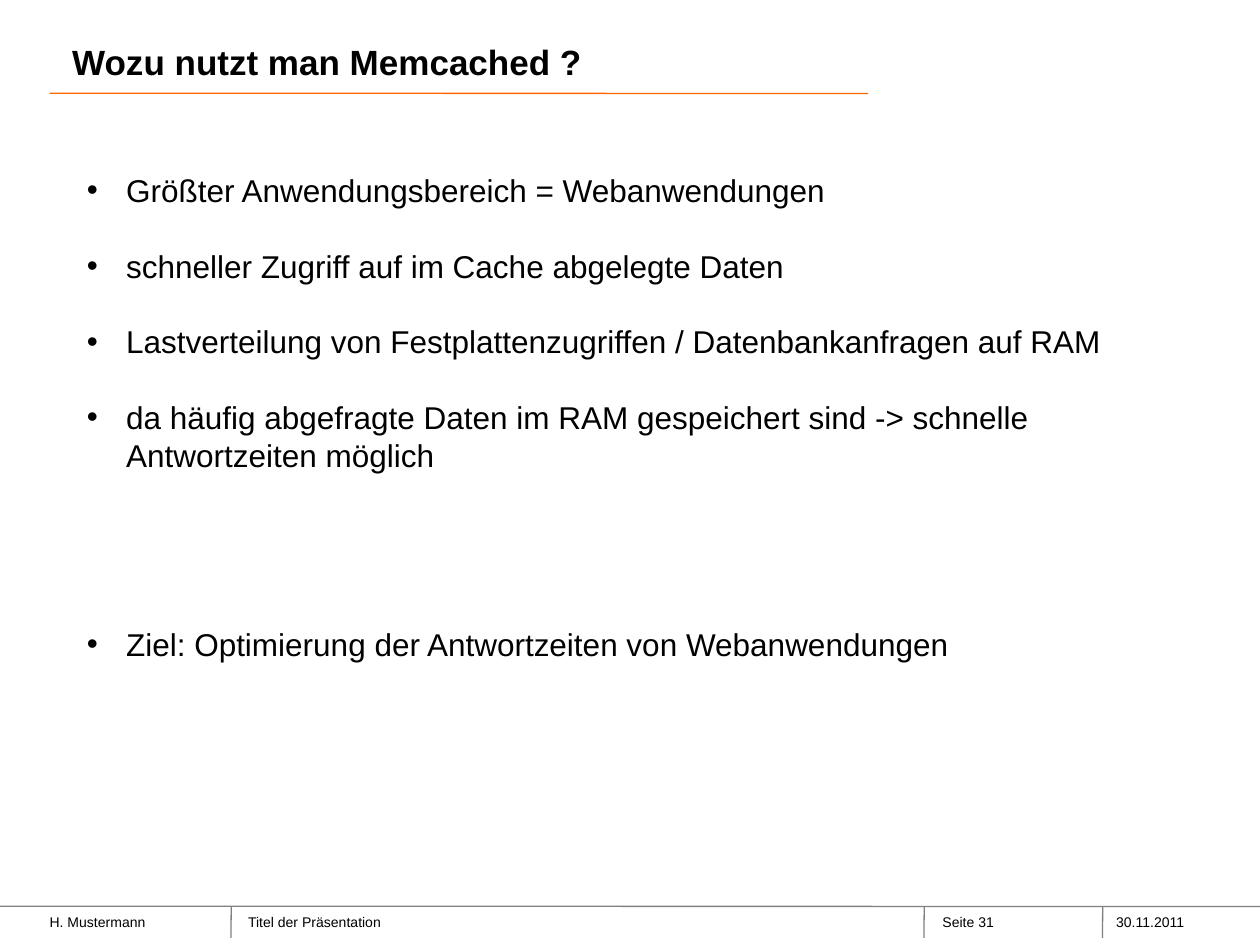
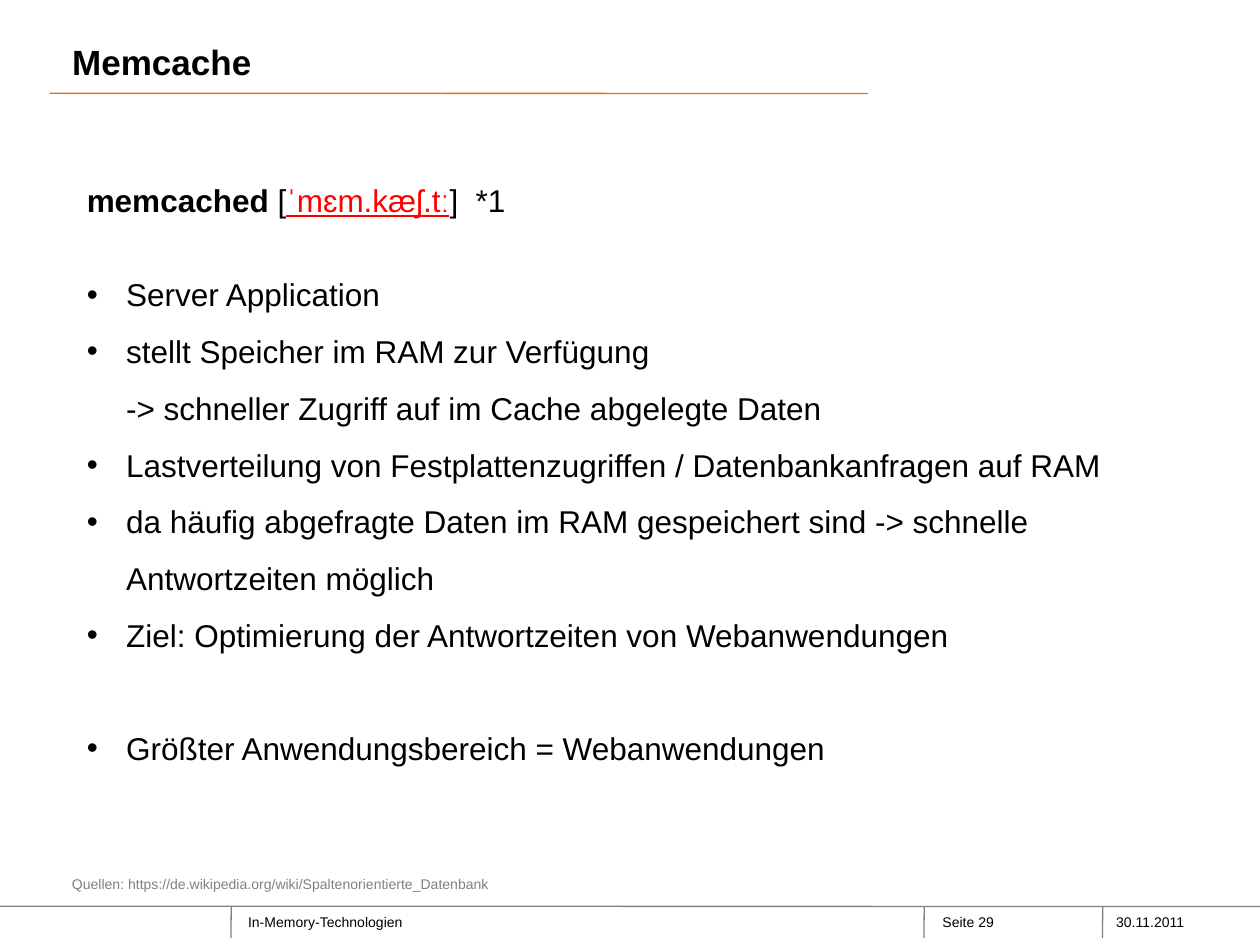
Before and after one commit to Philwi/ProjektseminarInMemory, a slide deck: slide 29 of SAPHana-Neueste überarbeitet.pptx (slide 31 before the commit). Drawn at 1260x945 pixels with LibreOffice and Linux fonts; fonts in the diff are those of the drawing; background and template pictures are left out. Boxes give left, top, right and bottom in pixels: in the first picture for what was removed or moved away, otherwise in the second. Text is boxed around its words. In the diff, an @@ line names an element or a change of style, - is before the commit and + after.

```diff
--- a/SAPHana-Neueste überarbeitet.pptx
+++ b/SAPHana-Neueste überarbeitet.pptx
@@ title at bbox=[72, 49, 251, 76]: text changed @@
-Wozu nutzt man Memcached ?
+Memcache
@@ text "memcached [ˈmɛm.kæʃ.tː] *1": place and size @@
-text "memcached [ˈmɛm.kæʃ.tː] *1" at bbox=[126, 179, 1100, 662]
+text "memcached [ˈmɛm.kæʃ.tː] *1" at bbox=[87, 189, 1100, 766]
@@ text at bbox=[87, 189, 821, 426]: text changed @@
-• Größter Anwendungsbereich = Webanwendungen
-• schneller Zugriff auf im Cache abgelegte Daten
+memcached [ˈmɛm.kæʃ.tː] *1
+• Server Application
+• stellt Speicher im RAM zur Verfügung
+  -> schneller Zugriff auf im Cache abgelegte Daten
@@ text at bbox=[126, 454, 1100, 653]: line spacing 1 to 1.5 @@
@@ text at bbox=[126, 737, 825, 766]: paragraph added @@
+• Größter Anwendungsbereich = Webanwendungen
@@ text added at bbox=[72, 879, 488, 892], 8 pt, text #808080 @@
+Quellen: https://de.wikipedia.org/wiki/Spaltenorientierte_Datenbank
@@ text removed at bbox=[50, 917, 145, 927] @@
-H. Mustermann
@@ text at bbox=[248, 917, 402, 930]: text changed @@
-Titel der Präsentation
+In-Memory-Technologien
@@ page number at bbox=[942, 917, 994, 927]: text changed @@
-Seite 31
+Seite 29
```
Also in this commit, not shown: 31 other slides changed, 7 slides added, 16 slides removed.
